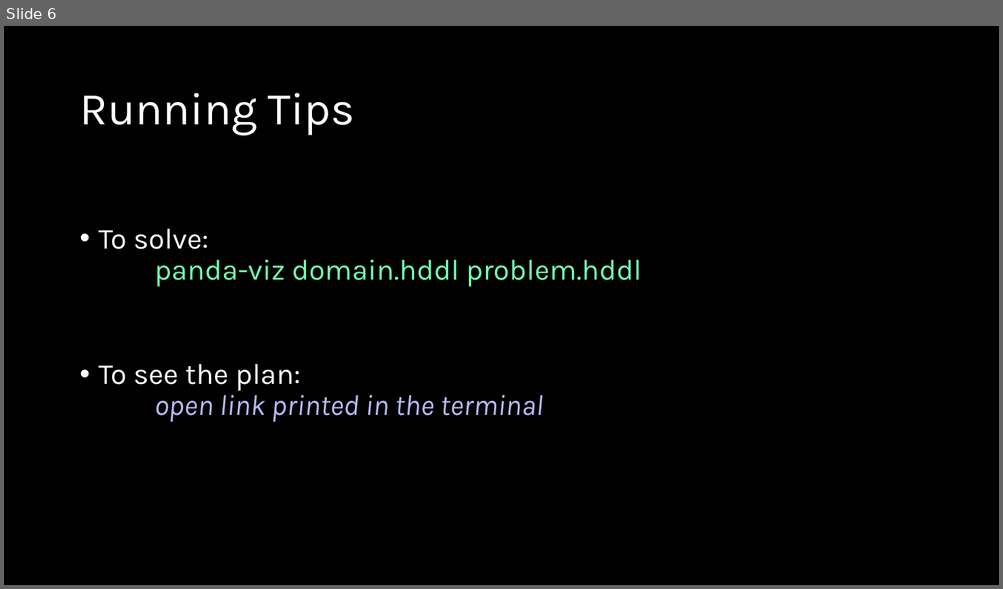
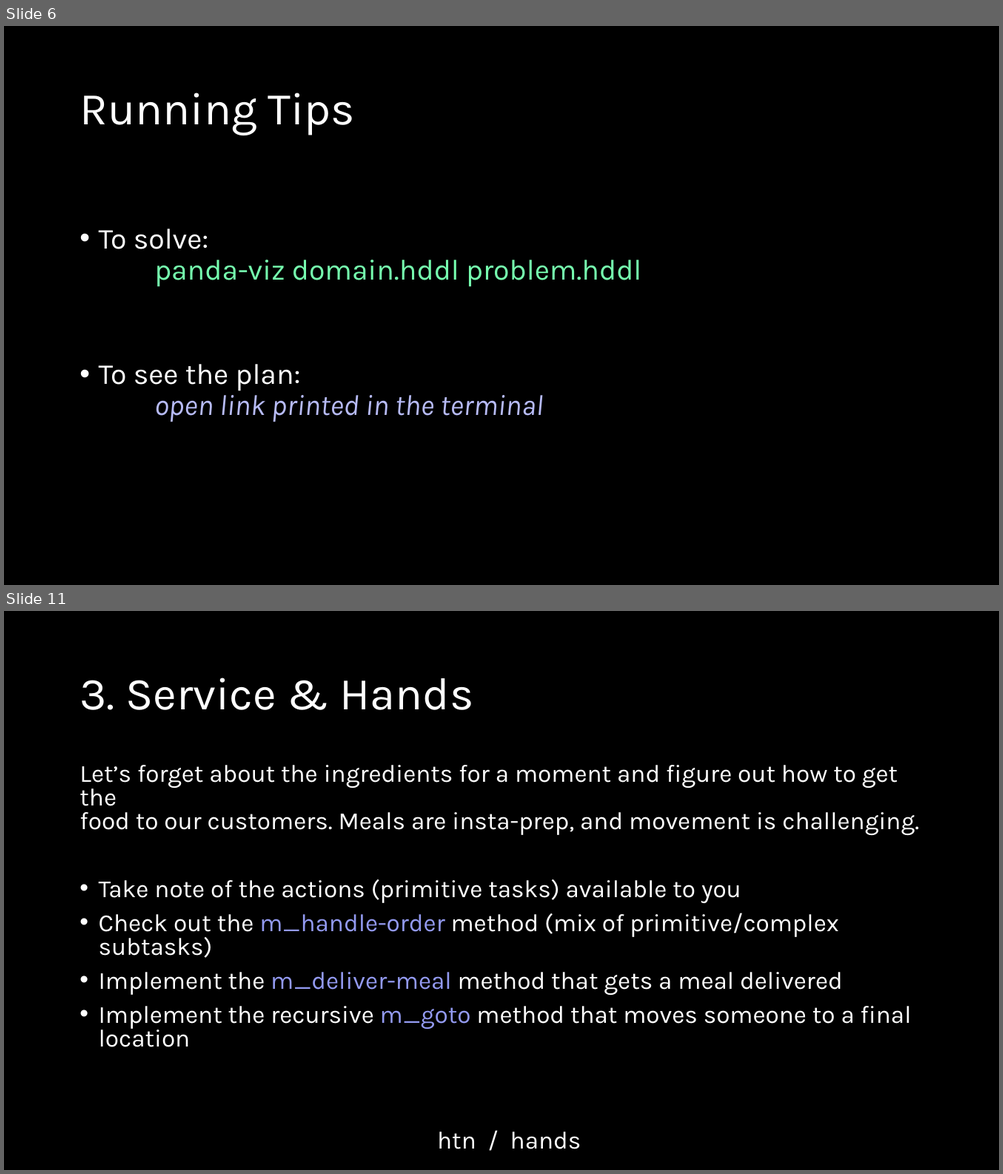
Before and after one commit to AI-Planning/modeling-in-pddl, a slide deck: exercises/cisc-813/htn/slides.pptx. Shown one above the other, each under a label of ours: slide 6 before the commit, slides 6 and 11 after it; the slides between them are not shown. The pictures are 1003x589 and 1003x1174 pixels, drawn with LibreOffice and Linux fonts; fonts in the diff are those of the drawing. Boxes give left, top, right and bottom in pixels: in the first picture for what was removed or moved away, otherwise in the second. Text is boxed around its words. In the diff, an @@ line names an element or a change of style, - is before the commit and + after.

```diff
--- a/exercises/cisc-813/htn/slides.pptx
+++ b/exercises/cisc-813/htn/slides.pptx
@@ slide 11 added at (4,611,999,1170), background #000000 @@
@@ title added at (79,678,474,710), 44 pt, text #FFFFFF @@
+3. Service & Hands
@@ text added at (79,765,919,1048), 23.8 pt, text #FFFFFF @@
+Let’s forget about the ingredients for a moment and figure out how to get the
+food to our customers. Meals are insta-prep, and movement is challenging.
+• Take note of the actions (primitive tasks) available to you
+• Check out the m_handle-order method (mix of primitive/complex subtasks)
+• Implement the m_deliver-meal method that gets a meal delivered
+• Implement the recursive m_goto method that moves someone to a final location
+htn / hands
```
Also in this commit, not shown: 3 slides changed, 6 other slides added, 8 slides removed, 10 other files.
